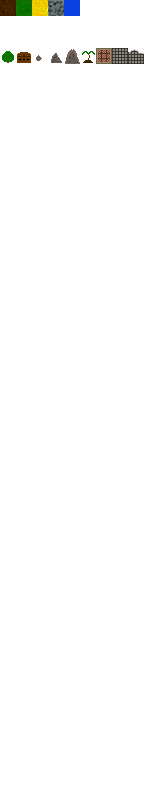
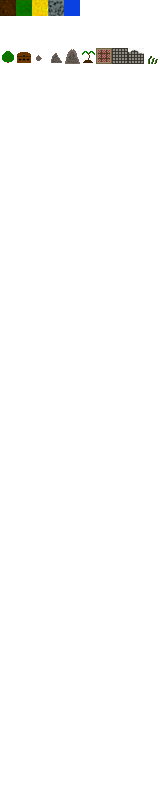
The second 160px x 800px image is a revision of the first. Changes to its layers:
painted on "Background" over (148, 56, 158, 64)
